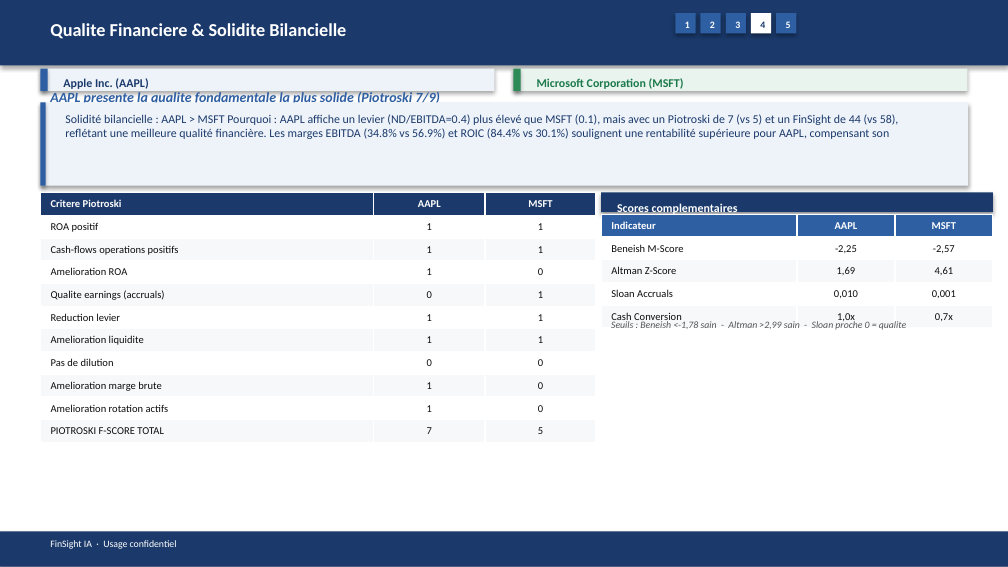
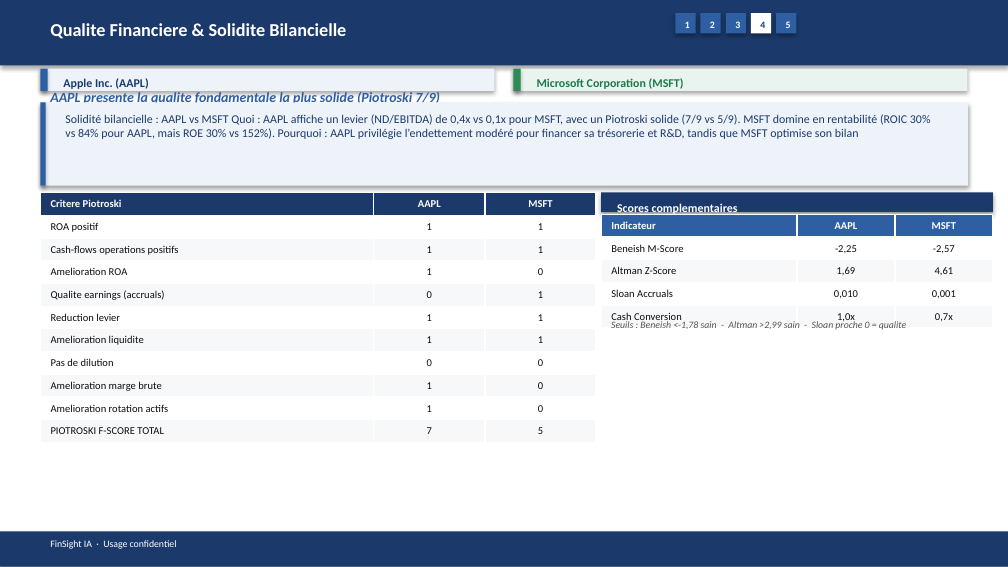
Before and after one commit to baptistejeh07-art/finsight-ia, a slide deck: slide 15 of preview/AAPL_vs_MSFT/AAPL_vs_MSFT_comparison.pptx. Drawn at 1008x567 pixels with LibreOffice and Linux fonts; fonts in the diff are those of the drawing. Boxes give left, top, right and bottom in pixels: in the first picture for what was removed or moved away, otherwise in the second. Text is boxed around its words. In the diff, an @@ line names an element or a change of style, - is before the commit and + after.

Commit message:
chore(preview): comparatif AAPL_vs_MSFT outputs

```diff
--- a/preview/AAPL_vs_MSFT/AAPL_vs_MSFT_comparison.pptx
+++ b/preview/AAPL_vs_MSFT/AAPL_vs_MSFT_comparison.pptx
@@ text at (65,114,931,139): text changed @@
-Solidité bilancielle : AAPL > MSFT Pourquoi : AAPL affiche un levier (ND/EBITDA=0.4) plus élevé que MSFT (0.1), mais avec un Piotroski de 7 (vs 5) et un FinSight de 44 (vs 58), reflétant une meilleure qualité financière. Les marges EBITDA (34.8% vs 56.9%) et ROIC (84.4% vs 30.1%) soulignent une rentabilité supérieure pour AAPL, compensant son
+Solidité bilancielle : AAPL vs MSFT Quoi : AAPL affiche un levier (ND/EBITDA) de 0,4x vs 0,1x pour MSFT, avec un Piotroski solide (7/9 vs 5/9). MSFT domine en rentabilité (ROIC 30% vs 84% pour AAPL, mais ROE 30% vs 152%). Pourquoi : AAPL privilégie l’endettement modéré pour financer sa trésorerie et R&D, tandis que MSFT optimise son bilan
```
Also in this commit, not shown: 12 other slides changed, 2 other files.
